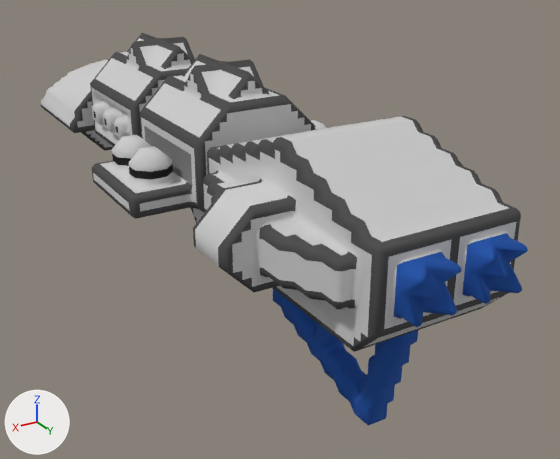
An edit to the OBJ model src/jsMain/resources/meshes/diadochi-3-morgoth-class.obj, drawn before and after from the same camera.
Camera for both pictures: a 50 mm lens placed at (45.7, 97.4, 53.7), pointed at (-7.7, 8.4, 9.3). Lighting does not change. The marker at lower left points along +X, +Y and +Z. Where no turn or scale is listed for an object, it has been applied to the vertices.

Objects in the first picture: 'diadochi-3-morgoth-class'.
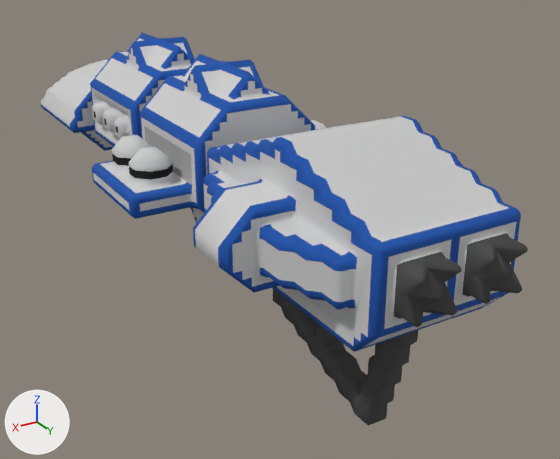
The newer file is also turned or shifted as a whole; pictures and numbers use the older file's frame.

Location of each change, [x1, y1, x2, y2] in pixels of the pictures (560 x 459 px; the box of a moved part takes in the faces that stretch with it):
part 1 of me_diadochi_3_morgoth_class, moved or reshaped
    before: [154, 40, 263, 85]
    after: [134, 64, 262, 168]
part 2 of me_diadochi_3_morgoth_class, moved or reshaped
    before: [409, 248, 527, 313]
    after: [307, 248, 522, 352]
part 3 of me_diadochi_3_morgoth_class, surface changed
    both: [41, 33, 528, 425]

The change, as a list of edits to the scene's bpy script:
```text
Change me_diadochi_3_morgoth_class:
    used by ob_diadochi_3_morgoth_class; location = (0.0, 0.0, 0.0)
    remove me_diadochi_3_morgoth_class.from_pydata(...)  # 3710 vertices, 6889 faces; spans x -16.5..16.5, y -54.5..54.5, z -0.1..33.9
    add me_diadochi_3_morgoth_class.from_pydata(...)  # 3705 vertices, 6887 faces; spans x -16.5..16.5, y -54.5..54.5, z -0.1..33.9
    me_diadochi_3_morgoth_class part 1: 17 vertices removed from x -14.0..14.0, y -24.0..20.0, z 13.4..33.4; 12 vertices added at x -8.0..14.0, y -25.3..16.7, z 11.9..33.4
    me_diadochi_3_morgoth_class part 2: 4 vertices moved from x -4.0..5.5, y 53.0..54.0, z 21.4..22.4 to x -4.5..4.0, y 53.0..54.0, z 21.9..23.9; 7 vertices removed from x -4.5..5.5, y 53.0..54.0, z 20.4..24.4; 8 vertices added at x -6.0..11.0, y 45.5..54.0, z 15.9..24.4
    me_diadochi_3_morgoth_class part 3: 3264 kept faces spanning x -16.5..16.5, y -54.5..54.5, z -0.1..33.9 get new texture (UV) coordinates
```
